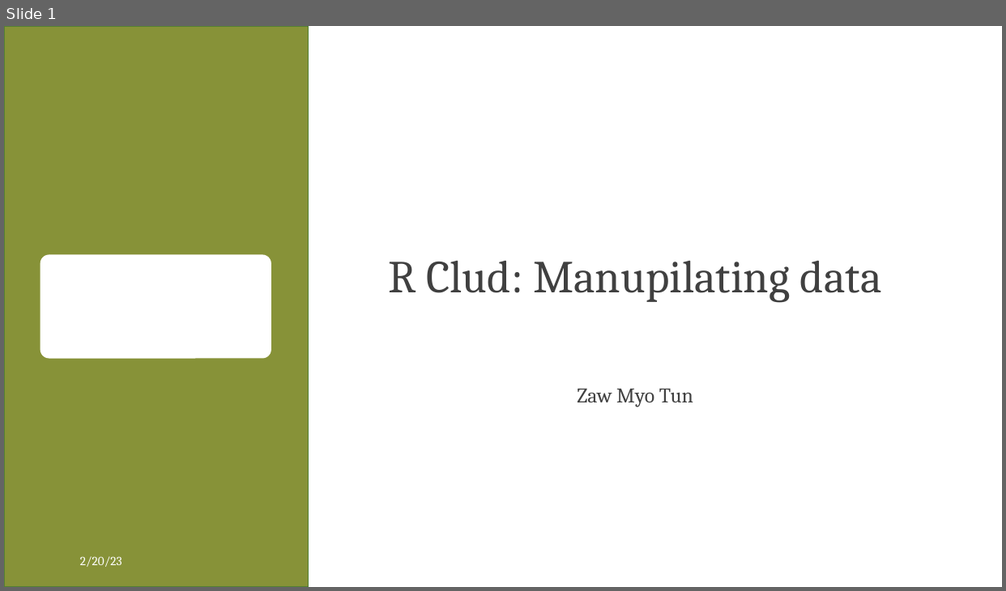
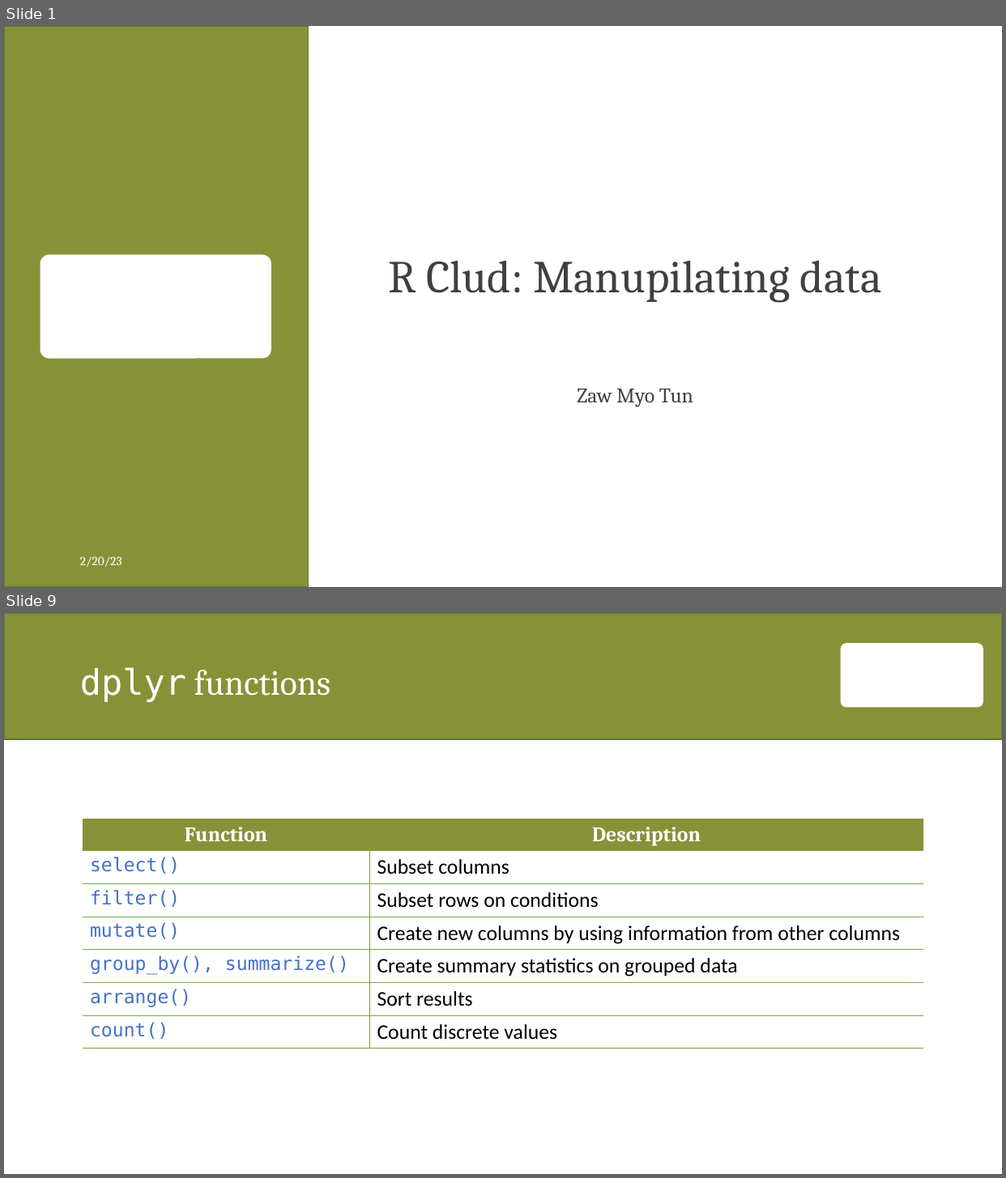
Before and after one commit to zawmtun/r_club, a slide deck: ex/03_manipulating_data.pptx. Shown one above the other, each under a label of ours: slide 1 before the commit, slides 1 and 9 after it; the slides between them are not shown. The pictures are 1006x591 and 1006x1178 pixels, drawn with LibreOffice and Linux fonts; fonts in the diff are those of the drawing; background and template pictures are left out. Boxes give left, top, right and bottom in pixels: in the first picture for what was removed or moved away, otherwise in the second. Text is boxed around its words. In the diff, an @@ line names an element or a change of style, - is before the commit and + after.

Commit message:
add details to 03_manipulating_data.pptx

```diff
--- a/ex/03_manipulating_data.pptx
+++ b/ex/03_manipulating_data.pptx
@@ slide 9 added at [4,613,1002,1174], background #FFFFFF @@
@@ rectangle added at [4,613,1002,739], fill #879238, outline #538035 1 pt @@
@@ rounded rectangle added at [841,643,984,707], fill #FFFFFF @@
@@ title added at [80,667,331,702], 34 pt, text #FFFFFF @@
+dplyr functions
@@ table added at [83,820,924,1046], 7 rows, 2 columns @@
+Function | Description
+select() | Subset columns
+filter() | Subset rows on conditions
+mutate() | Create new columns by using information from other columns
+group_by(), summarize() | Create summary statistics on grouped data
+arrange() | Sort results
+count() | Count discrete values
```
Also in this commit, not shown: 1 slide changed, 13 other slides added, 2 other files.
